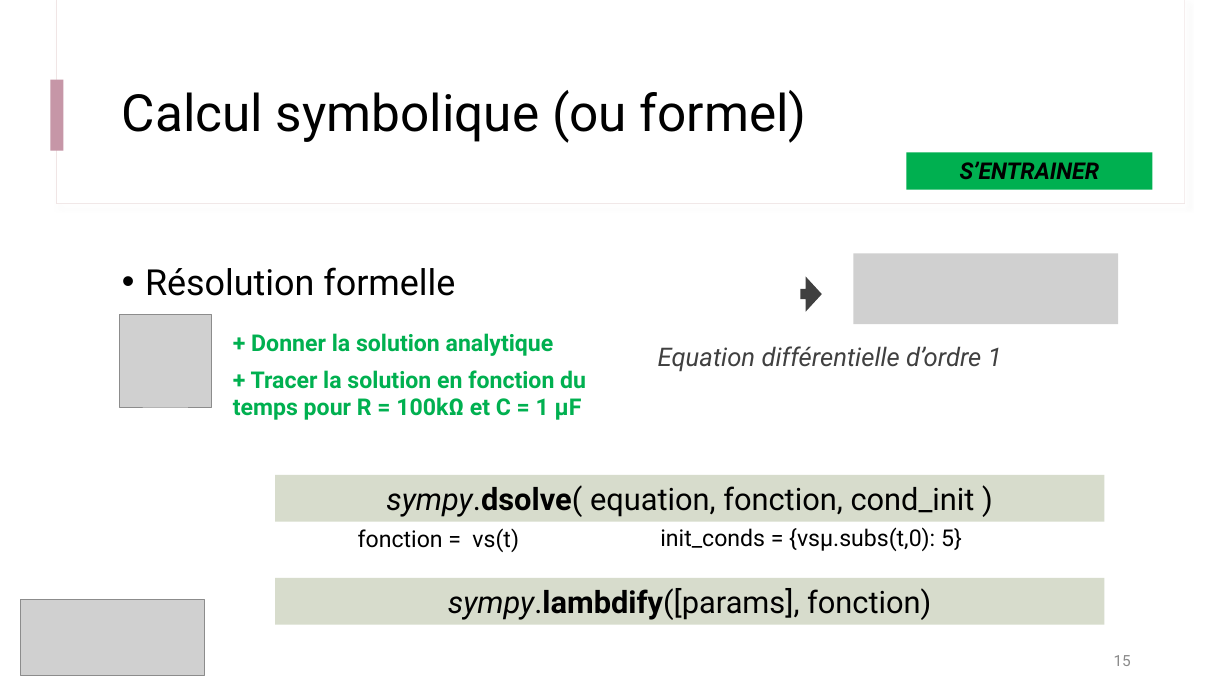
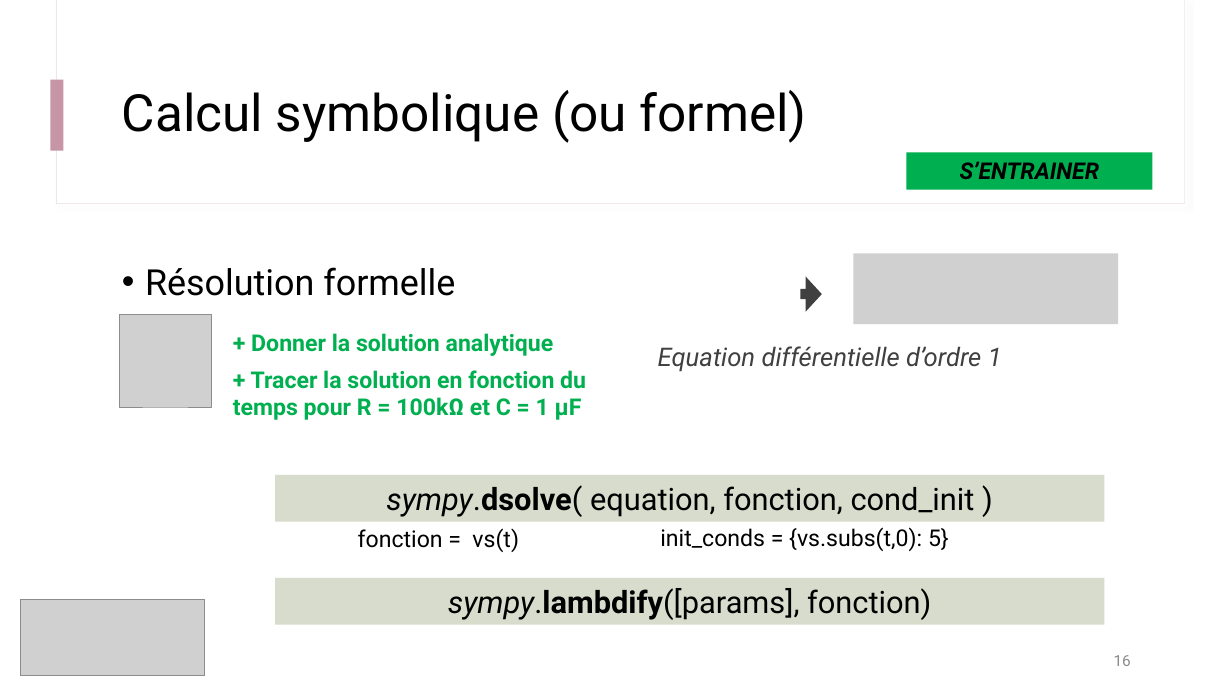
Before and after one commit to IOGS-Digital-Methods/semester-5, a slide deck: slide 16 of outils_numeriques/b1_methodes_numeriques/seance2_equation_diff/B1_s2_1_Approche_Symbolique.pptx (slide 15 before the commit). Drawn at 1232x693 pixels with LibreOffice and Linux fonts; fonts in the diff are those of the drawing; grey boxes stand for pictures. Boxes give left, top, right and bottom in pixels: in the first picture for what was removed or moved away, otherwise in the second. Text is boxed around its words. In the diff, an @@ line names an element or a change of style, - is before the commit and + after.

```diff
--- a/outils_numeriques/b1_methodes_numeriques/seance2_equation_diff/B1_s2_1_Approche_Symbolique.pptx
+++ b/outils_numeriques/b1_methodes_numeriques/seance2_equation_diff/B1_s2_1_Approche_Symbolique.pptx
@@ text at [660,527,949,551]: text changed @@
-init_conds = {vsµ.subs(t,0): 5}
+init_conds = {vs.subs(t,0): 5}
```
Also in this commit, not shown: 1 slide added, 1 other file.
